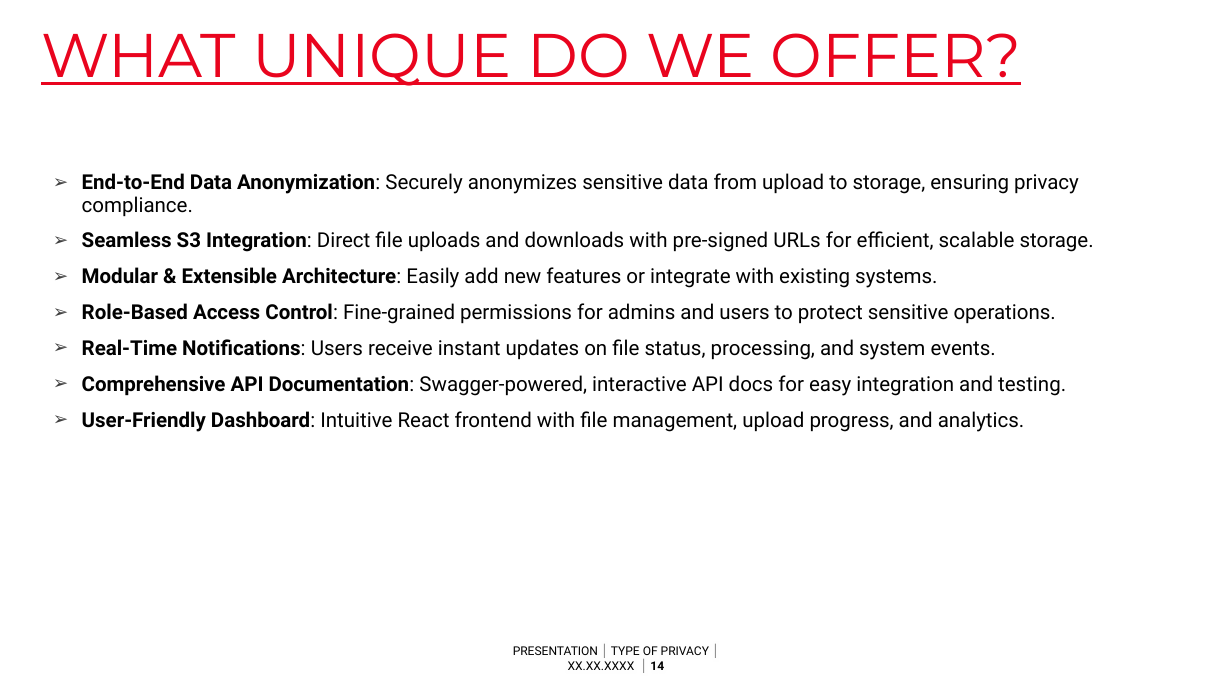
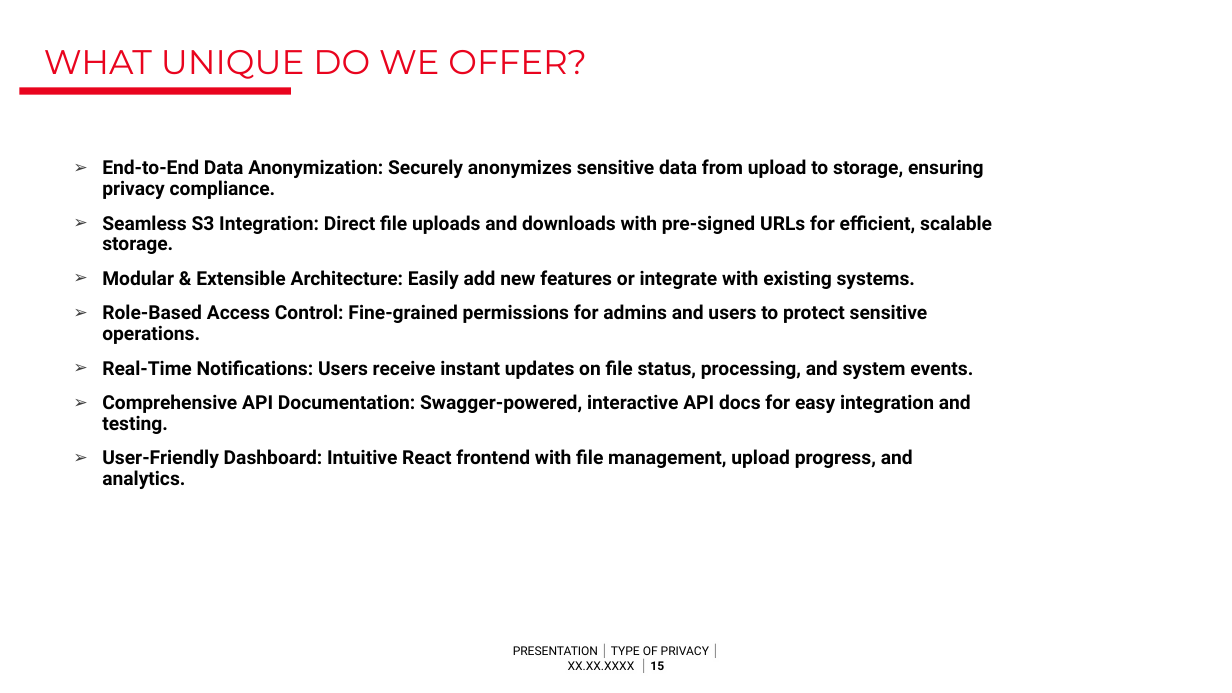
Before and after one commit to amanagrawal151/data-anonymiser, a slide deck: slide 15 of SGBOTS.pptx (slide 14 before the commit). Drawn at 1232x693 pixels with LibreOffice and Linux fonts; fonts in the diff are those of the drawing; background and template pictures are left out. Boxes give left, top, right and bottom in pixels: in the first picture for what was removed or moved away, otherwise in the second. Text is boxed around its words. In the diff, an @@ line names an element or a change of style, - is before the commit and + after.

```diff
--- a/SGBOTS.pptx
+++ b/SGBOTS.pptx
@@ text "WHAT UNIQUE DO WE OFFER?" moved from (x1=41, y1=33, x2=1021, y2=86) to (x1=44, y1=50, x2=587, y2=79) @@
@@ text "WHAT UNIQUE DO WE OFFER?" at (x1=44, y1=50, x2=587, y2=79): size 48 to 26.7 pt, underline off; more space between paragraphs; vertical alignment top to bottom @@
@@ rectangle added at (x1=19, y1=87, x2=291, y2=94), fill #E9041E @@
@@ text "End-to-End Data Anonymization: Securely anonymizes ..." moved from (x1=82, y1=173, x2=1094, y2=432) to (x1=102, y1=159, x2=992, y2=489) @@
@@ text "End-to-End Data Anonymization: Securely anonymizes ..." at (x1=102, y1=159, x2=992, y2=489): size 16 to 15 pt; bold on in "Anonymization: Securely anonymizes sensitive data from uploa ...", "Integration: Direct file uploads and downloads with ...", "Architecture: Easily add new features or integrate ...", "Control: Fine-grained permissions for admins and users ..." and 3 more places @@
@@ text at (x1=513, y1=646, x2=709, y2=670): text changed @@
-PRESENTATION │ TYPE OF PRIVACY │ XX.XX.XXXX │ 14
+PRESENTATION │ TYPE OF PRIVACY │ XX.XX.XXXX │ 15
```
Also in this commit, not shown: 15 other slides changed, 2 slides added, 1 slide removed.
